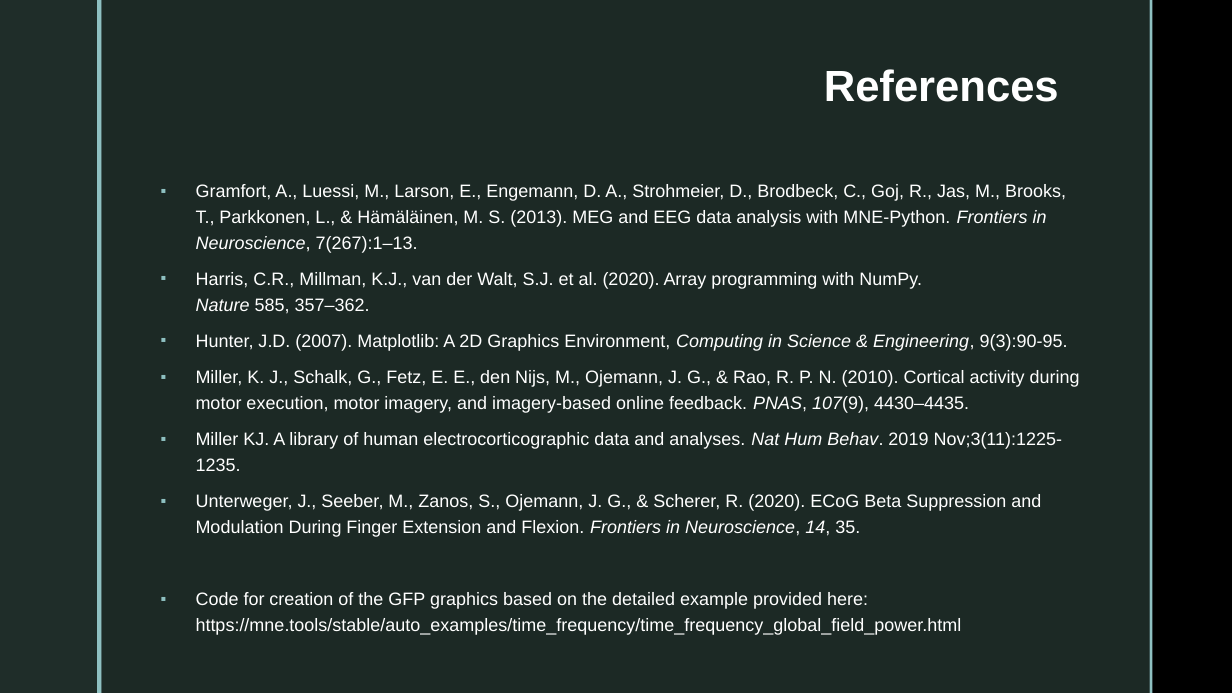
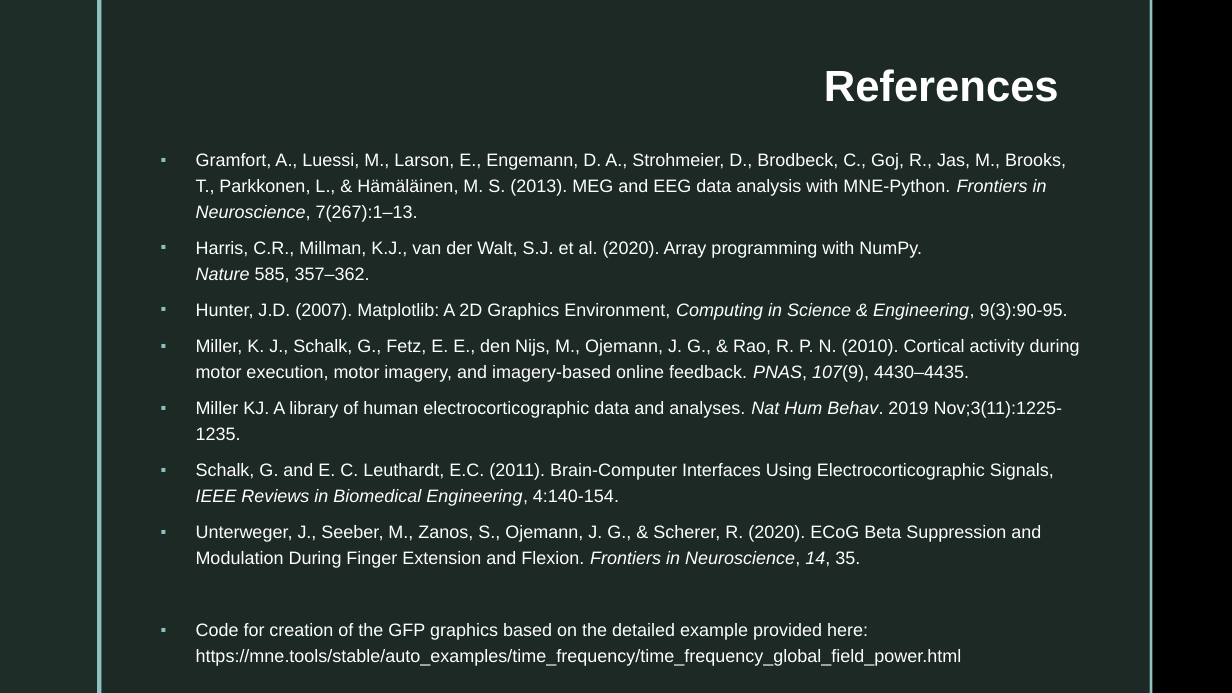
Before and after one commit to jessb0t/motorImagery, a slide deck: slide 19 of archive/project-summary.pptx. Drawn at 1232x693 pixels with LibreOffice and Linux fonts; fonts in the diff are those of the drawing; background and template pictures are left out. Boxes give left, top, right and bottom in pixels: in the first picture for what was removed or moved away, otherwise in the second. Text is boxed around its words. In the diff, an @@ line names an element or a change of style, - is before the commit and + after.

```diff
--- a/archive/project-summary.pptx
+++ b/archive/project-summary.pptx
@@ text at box(196, 463, 1054, 506): paragraph added @@
+▪ Schalk, G. and E. C. Leuthardt, E.C. (2011). Brain-Computer Interfaces Using Electrocorticographic Signals, IEEE Reviews in Biomedical Engineering, 4:140-154.
```
Also in this commit, not shown: 3 other files.
